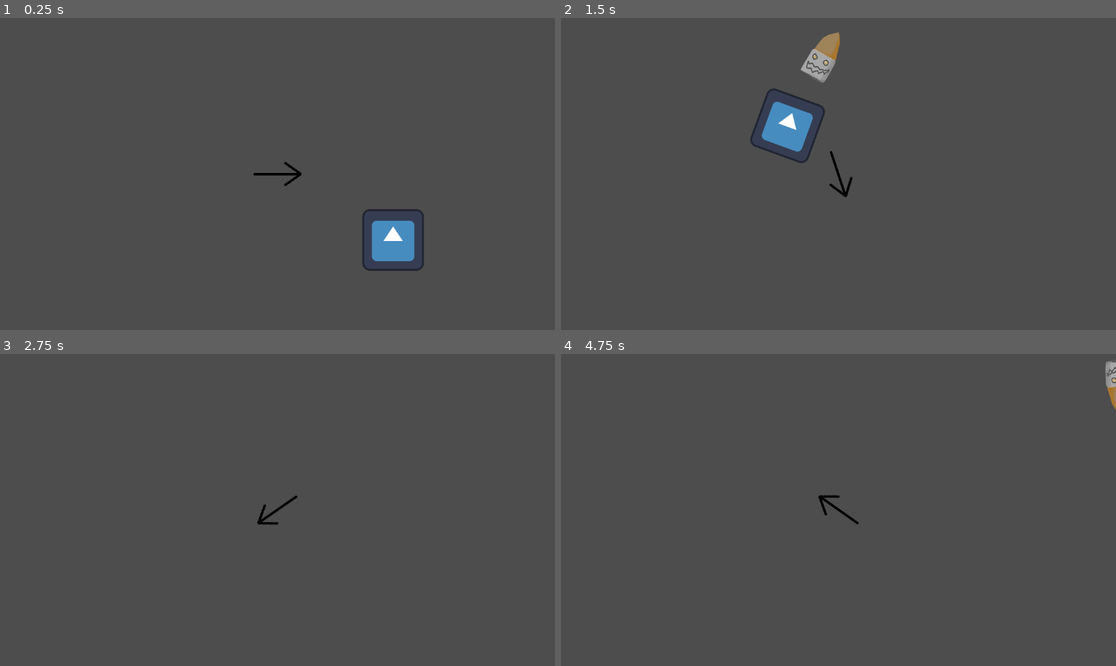
Above: before the commit, frames 1-4 (two rows, left to right).
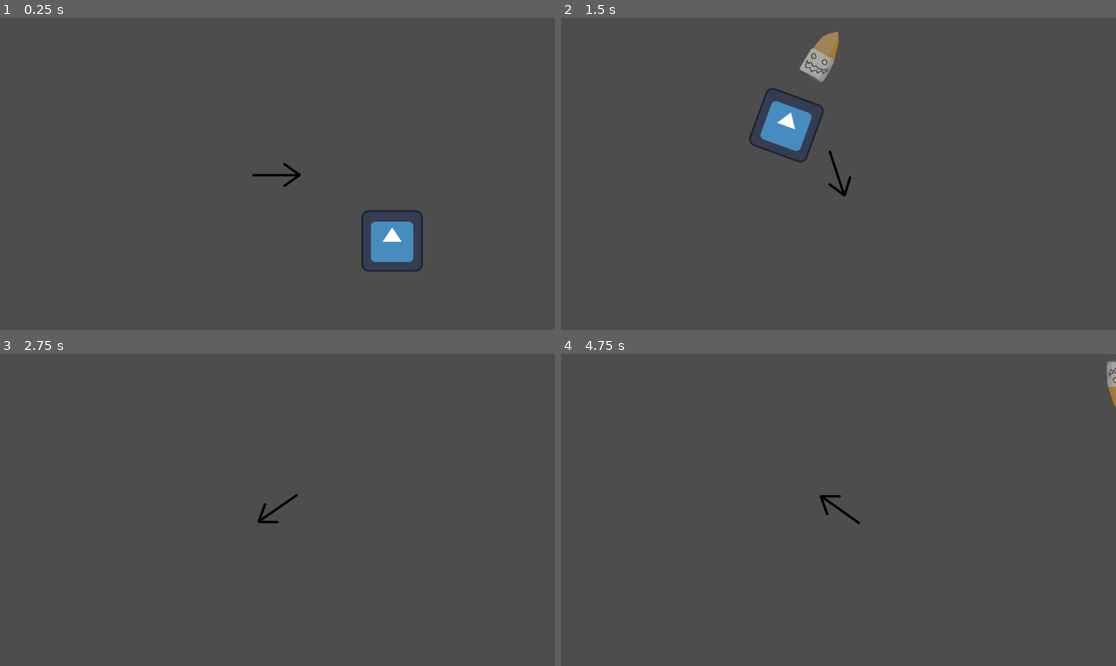
Above: after the commit, the same moments.

Repository: zazak03/jamimag
Game: Godot game, scene res://scenes/test_ennemi.tscn
Same seed, same stepped clock (60 frames per second), same inputs: the game is played once before the commit and once after it. This scene is started directly instead of the project's main scene. The engine's default icon, where the game draws it, is replaced by a stand-in: a white triangle on a blue panel in a dark square.
Inputs:
- Up to frame 1 (0.25 s): no input
- Up to frame 2 (1.5 s): hold Right (turn_clockwise) 0.53-1.28 s; tap Left (turn_counterclockwise) at 1.35 s
- Up to frame 3 (2.75 s): hold Right (turn_clockwise) from 2.03 s (still down)
- Up to frame 4 (4.75 s): release Right (turn_clockwise) at 2.78 s; tap Left (turn_counterclockwise) at 2.85, 4.35 s; tap Enter at 3.5 s; hold Right (turn_clockwise) 3.53-4.28 s

The runs differ from the first frame. In frame 1, 0.4% of the frame differs, in the area x 45-77%, y 46-82%; in frame 2, 0.6%, in the area x 33-53%, y 4-58%; in frame 3, 0.1%; in frame 4, 0.2%.

Commit message:
Debut implementation reflection

Diff:
--- a/scenes/fleche.tscn
+++ b/scenes/fleche.tscn
@@ -1,8 +1,7 @@
-[gd_scene load_steps=4 format=3 uid="uid://vqd4534aral7"]
+[gd_scene load_steps=3 format=3 uid="uid://vqd4534aral7"]
 
 [ext_resource type="Texture2D" uid="uid://chynbr4eu8sig" path="res://assets/fleche.png" id="1_kt538"]
 [ext_resource type="Script" path="res://scripts/Fleche.gd" id="2_e58a0"]
-[ext_resource type="Script" path="res://scripts/cameraFleche.gd" id="3_dfcft"]
 
 [node name="fleche" type="Node2D"]
 script = ExtResource("2_e58a0")
@@ -13,7 +12,6 @@
 
 [node name="Camera" type="Camera2D" parent="."]
 position = Vector2(0, 1)
-script = ExtResource("3_dfcft")
 
 [node name="Area2D" type="Area2D" parent="."]
 
--- a/scenes/test_ennemi.tscn
+++ b/scenes/test_ennemi.tscn
@@ -1,7 +1,8 @@
-[gd_scene load_steps=4 format=3 uid="uid://b6jhhekvfdky3"]
+[gd_scene load_steps=5 format=3 uid="uid://b6jhhekvfdky3"]
 
 [ext_resource type="PackedScene" uid="uid://vqd4534aral7" path="res://scenes/fleche.tscn" id="1_gt3it"]
 [ext_resource type="PackedScene" uid="uid://0esgngfl4gg0" path="res://scenes/ennemy.tscn" id="2_jss2h"]
+[ext_resource type="PackedScene" uid="uid://dfa0uqykx8bmq" path="res://scenes/mur.tscn" id="3_2ff00"]
 
 [sub_resource type="Curve2D" id="Curve2D_i1xlv"]
 _data = {
@@ -20,6 +21,10 @@
 
 [node name="ennemy_follow" parent="Path2D" node_paths=PackedStringArray("target") instance=ExtResource("2_jss2h")]
 position = Vector2(553, 387)
+rotates = false
 vitesse = 0.0
 target = NodePath("../../fleche")
 vitesse_de_tire = 1.0
+
+[node name="mur" parent="." instance=ExtResource("3_2ff00")]
+layer_0/tile_data = PackedInt32Array(65534, 65536, 1, -2, 65536, 1, -65538, 65536, 1, -65537, 65536, 1, -131072, 65536, 1, -131071, 65536, 1, -131070, 65536, 1, -131069, 65536, 1, -131068, 65536, 1, -131067, 65536, 1, -65531, 65536, 1, -65530, 65536, 1, -65529, 65536, 1, -65528, 65536, 1)
--- a/scripts/Fleche.gd
+++ b/scripts/Fleche.gd
@@ -1,11 +1,13 @@
 extends Node2D
 signal fleche_hit
+signal cible_touched
 var speed = 400
 var rot_speed = PI/3 + PI/4
-
+var velocity
 # Called when the node enters the scene tree for the first time.
 func _ready():
 	pass # Replace with function body.
+
 
 
 # Called every frame. 'delta' is the elapsed time since the previous frame.
@@ -16,7 +18,7 @@
 	if Input.is_action_pressed("turn_clockwise"):
 		sign_rot = 1
 	rotation += rot_speed * delta * sign_rot
-	var velocity = Vector2.RIGHT.rotated(rotation) * speed
+	velocity = Vector2.RIGHT.rotated(rotation) * speed
 	position += velocity * delta
 
 
@@ -24,4 +26,10 @@
 
 
 func _on_area_2d_body_entered(body):
-	fleche_hit.emit()
+	if body is TileMap: #on va peut être devoir changer
+		var vector = Vector2.RIGHT
+		velocity.reflect(vector) #Provisoire, le temps de savoir comment calculer vecteur tangeant
+	elif body.get_name() == "Cible": #a changer aussi
+		cible_touched.emit()
+	else:
+		fleche_hit.emit()
--- a/scripts/cameraFleche.gd
+++ /dev/null
@@ -1,11 +0,0 @@
-extends Camera2D
-
-
-# Called when the node enters the scene tree for the first time.
-func _ready():
-	position = $"../Fleche".position
-
-
-# Called every frame. 'delta' is the elapsed time since the previous frame.
-func _process(delta):
-	global_rotation = 0
Not shown: 1 places in scenes/ennemy.tscn that only renumber resources
Not shown: 1 places in scenes/projectile.tscn that only renumber resources
